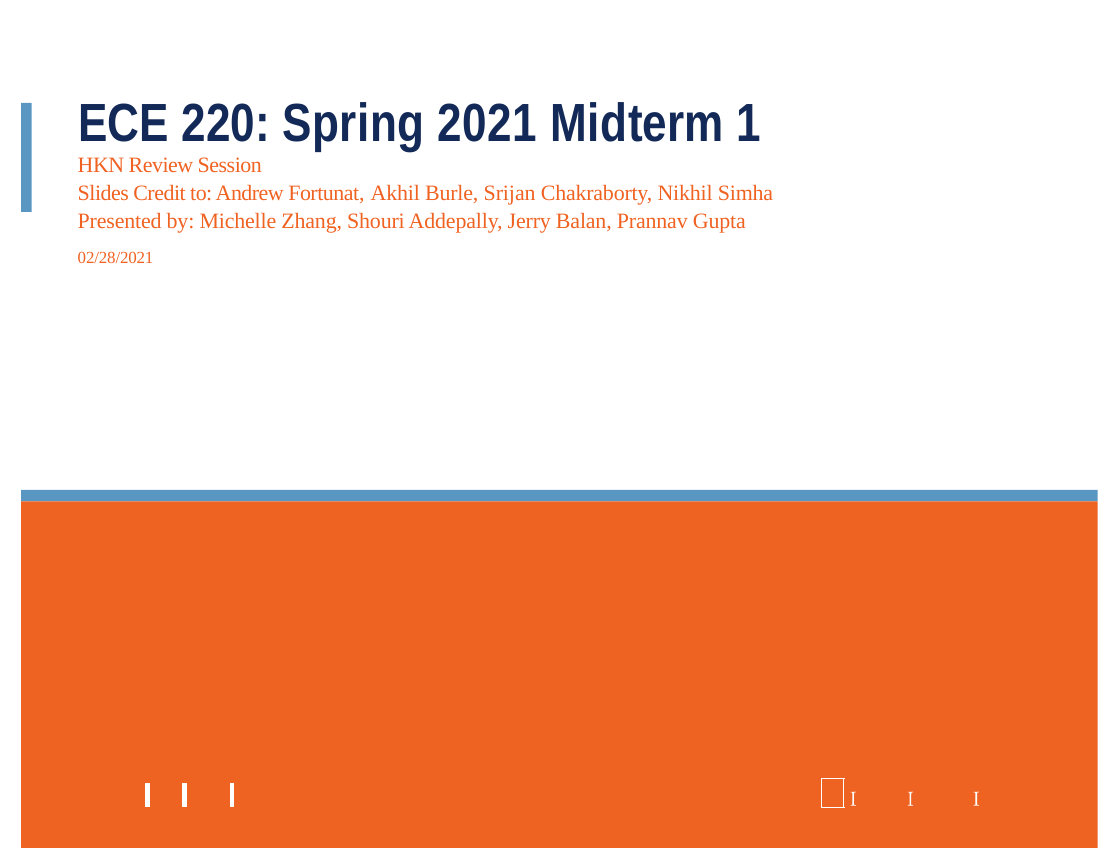
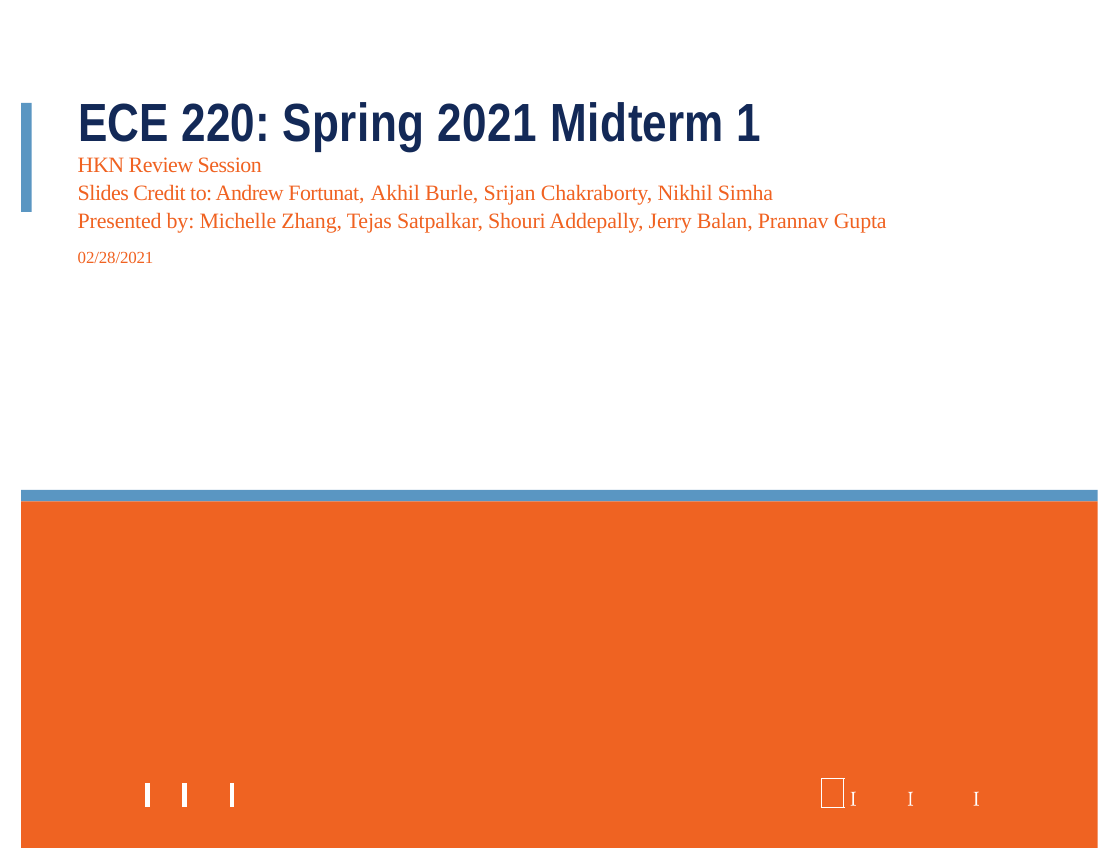
Before and after one commit to ryan10day/new_website, a slide deck: slide 1 of assets/files/HKNECE220ReviewSession1SP21.pptx. Drawn at 1120x865 pixels with LibreOffice and Linux fonts; fonts in the diff are those of the drawing; background and template pictures are left out. Boxes give left, top, right and bottom in pixels: in the first picture for what was removed or moved away, otherwise in the second. Text is boxed around its words. In the diff, an @@ line names an element or a change of style, - is before the commit and + after.

```diff
--- a/assets/files/HKNECE220ReviewSession1SP21.pptx
+++ b/assets/files/HKNECE220ReviewSession1SP21.pptx
@@ text at [78,212,887,233]: text changed @@
-Presented by: Michelle Zhang, Shouri Addepally, Jerry Balan, Prannav Gupta
+Presented by: Michelle Zhang, Tejas Satpalkar, Shouri Addepally, Jerry Balan, Prannav Gupta
```
Also in this commit, not shown: 2 other slides changed, 1 slide added.
